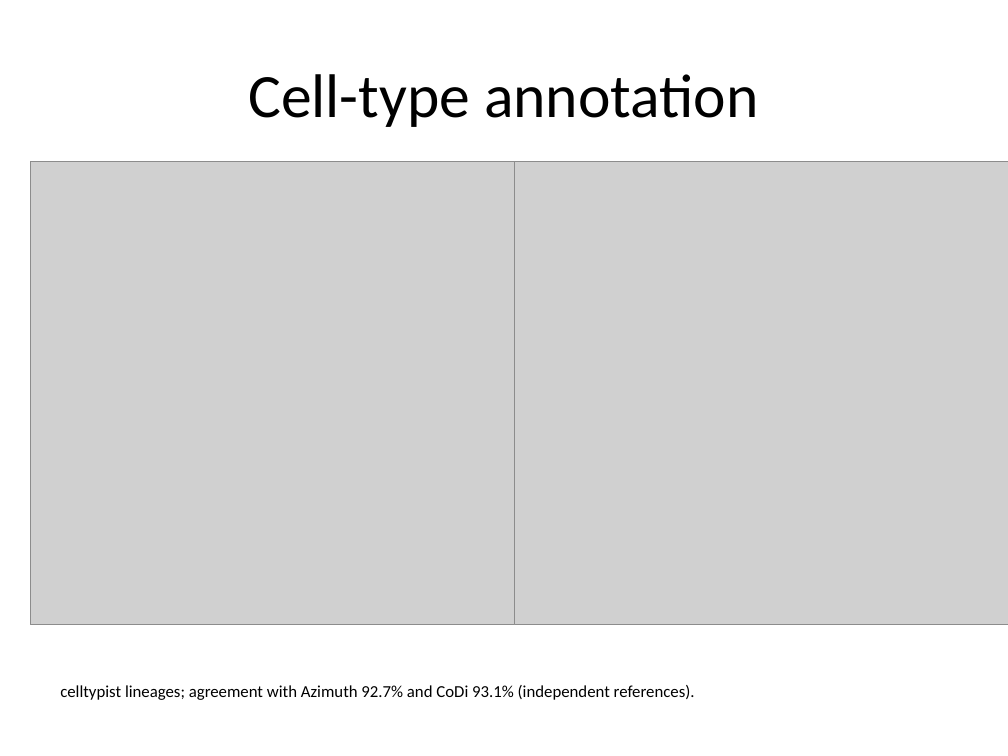
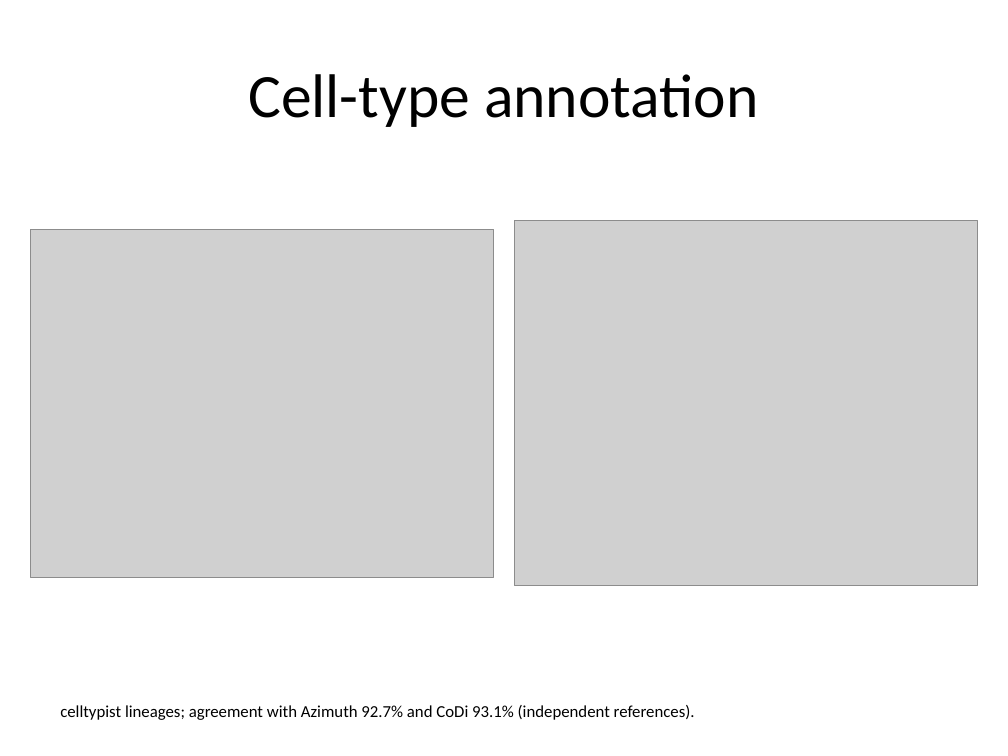
Before and after one commit to MegatronJeremy/ANOA-ANO, a slide deck: slide 6 of results/slides/GI_nanoplastic.pptx. Drawn at 1008x756 pixels with LibreOffice and Linux fonts; fonts in the diff are those of the drawing; grey boxes stand for pictures. Boxes give left, top, right and bottom in pixels: in the first picture for what was removed or moved away, otherwise in the second. Text is boxed around its words. In the diff, an @@ line names an element or a change of style, - is before the commit and + after.

Commit message:
fix: slide figures no longer overflow / overlap
_figure_slide sized pictures by height only, so landscape figures (violin
strips 3.75:1, mixture-additivity 5:1) rendered far wider than the slide and
spilled off the edge / overlapped in the two-up layout -- all 12 deck figures
overflowed.

New _place_fit scales each image to FIT its box by whichever dimension binds
(width or height), preserving aspect ratio, and centres it. Verified: 0
pictures exceed the 10x7.5in slide bounds. Deck rebuilt from the current
results/full/figures/ (also fixes the stale-figures issue).

```diff
--- a/results/slides/GI_nanoplastic.pptx
+++ b/results/slides/GI_nanoplastic.pptx
@@ picture: place and size @@
-picture at bbox=[30, 161, 648, 625]
+picture at bbox=[30, 229, 494, 577]
@@ picture: place and size @@
-picture at bbox=[514, 161, 1008, 625]
+picture at bbox=[514, 221, 978, 586]
@@ text "celltypist lineages; agreement with Azimuth ...": place and size @@
-text "celltypist lineages; agreement with Azimuth ..." at bbox=[60, 685, 695, 700]
+text "celltypist lineages; agreement with Azimuth ..." at bbox=[60, 705, 695, 720]
```
Also in this commit, not shown: 5 other slides changed, 1 other file.
